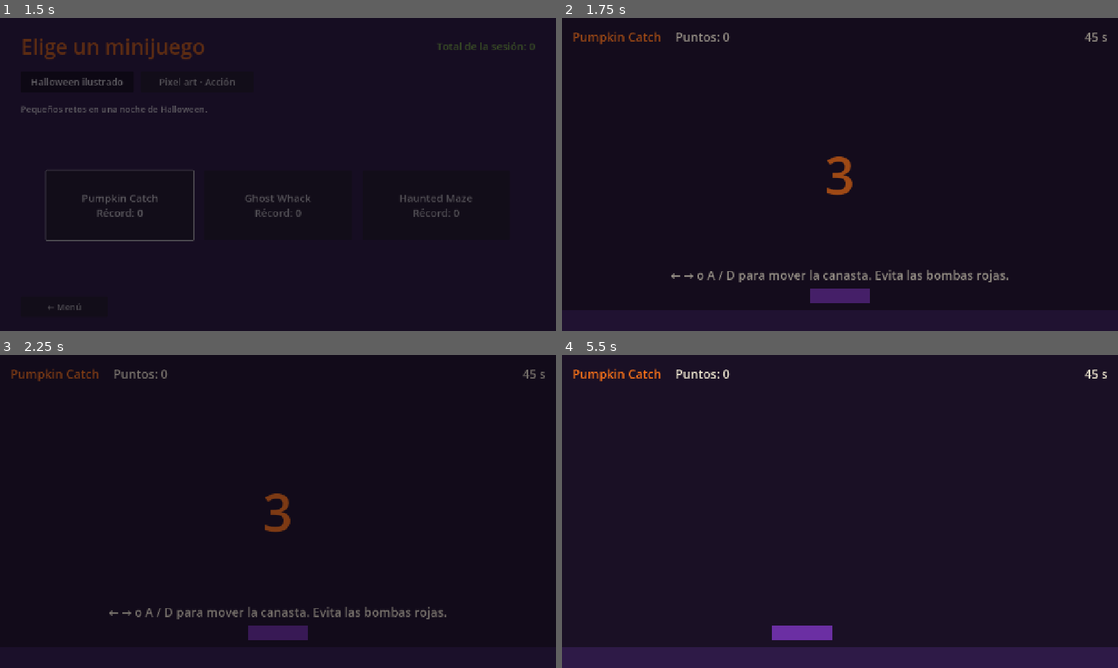
Above: before the commit, frames 1-4 (two rows, left to right).
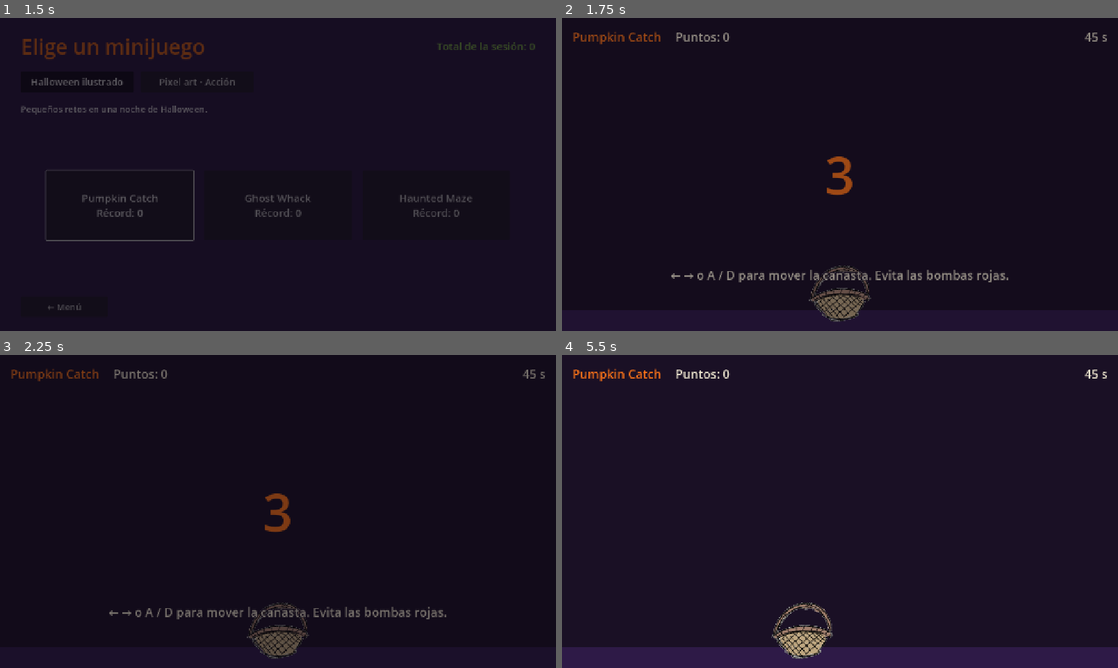
Above: after the commit, the same moments.

Repository: Davin-coder/spooky-world
Game: Godot game, scene res://scenes/main_menu/main_menu.tscn
Same seed, same stepped clock (60 frames per second), same inputs: the game is played once before the commit and once after it.
Inputs (mouse positions are in pixels of both pictures, inside the frame that each line leads up to):
- Up to frame 1 (1.5 s): click "Jugar" at 0.5 s; tap Enter (ui_accept) at 1.25 s; move the mouse to (400, 158) at 1.27 s; hold D (move_right) from 1.28 s (still down); tap Space (zombie_dash) at 1.35 s; click (400, 158) at 1.42 s
- Up to frame 2 (1.75 s): keep holding D (move_right); tap Enter (ui_accept) at 1.52 s
- Up to frame 3 (2.25 s): move the mouse to (166, 527) at 2.02 s; release D (move_right) at 2.03 s; hold Escape (back) from 2.03 s (still down); click (166, 527) at 2.1 s
- Up to frame 4 (5.5 s): tap Enter (ui_accept) at 2.27, 3.77, 4.25, 4.52, 5.27 s; move the mouse to (895, 442) at 2.77 s; release Escape (back) at 2.78 s; hold D (move_right) 2.78-3.53 s; tap Space (zombie_dash) at 2.85, 4.35 s; click (895, 442) at 2.92 s; move the mouse to (812, 574) at 3.52 s; hold W (move_up) 3.53-4.28 s; click (812, 574) at 3.6 s; move the mouse to (1006, 558) at 4.27 s; hold A (move_left) from 4.28 s (still down); click (1006, 558) at 4.42 s; move the mouse to (673, 464) at 5.02 s; click (673, 464) at 5.1 s

Frame 1 is identical in both runs. In frame 2, 0.9% of the frame differs, in the area x 44-56%, y 79-98%; in frame 3, 0.9%; in frame 4, 1.1%, in the area x 37-49%, y 79-98%.

Commit message:
pumpkin_catch: integra arte de canasta, calabazas y bomba
Sprites ajustados a las colisiones existentes, dos variantes de calabaza
al azar y giro suave al caer. Sin cambios de juego.

Co-Authored-By: Claude Opus 5.5 (1M context) <noreply@anthropic.com>

Diff:
--- a/scenes/minigames/pumpkin_catch/pumpkin.gd
+++ b/scenes/minigames/pumpkin_catch/pumpkin.gd
@@ -5,15 +5,38 @@
 @export var fall_speed: float = 300.0
 @export var is_bomb: bool = false
 
-@onready var _visual: ColorRect = %Visual
+@export_group("Visual")
+## Variantes de calabaza: cada aparición elige una al azar.
+@export var pumpkin_textures: Array[Texture2D] = []
+@export var bomb_texture: Texture2D
+@export var pumpkin_scale: float = 0.85
+@export var bomb_scale: float = 0.82
+## Desplazamiento en píxeles de textura para centrar el cuerpo sobre la colisión
+## (el tallo y la mecha quedan fuera del círculo).
+@export var pumpkin_offset: Vector2 = Vector2(0.0, -12.0)
+@export var bomb_offset: Vector2 = Vector2(-1.0, 7.0)
+## Grados por segundo al caer; el sentido se elige al azar.
+@export var spin_speed: float = 45.0
+
+var _spin_rad: float = 0.0
+
+@onready var _visual: Sprite2D = %Visual
 
 
 func _ready() -> void:
-	# Placeholder: color según tipo. Al llegar el arte, cambiar por Sprite2D.
-	_visual.color = Palette.BLOOD if is_bomb else Palette.PUMPKIN
+	if is_bomb:
+		_visual.texture = bomb_texture
+		_visual.scale = Vector2.ONE * bomb_scale
+		_visual.offset = bomb_offset
+	else:
+		_visual.texture = pumpkin_textures.pick_random()
+		_visual.scale = Vector2.ONE * pumpkin_scale
+		_visual.offset = pumpkin_offset
+	_spin_rad = deg_to_rad(spin_speed) * (1.0 if randf() < 0.5 else -1.0)
 
 
 func _physics_process(delta: float) -> void:
 	position.y += fall_speed * delta
+	_visual.rotation += _spin_rad * delta
 	if position.y > get_viewport_rect().size.y + 64.0:
 		queue_free()
--- a/scenes/minigames/pumpkin_catch/pumpkin.tscn
+++ b/scenes/minigames/pumpkin_catch/pumpkin.tscn
@@ -1,6 +1,9 @@
 [gd_scene format=3]
 
 [ext_resource type="Script" path="res://scenes/minigames/pumpkin_catch/pumpkin.gd" id="1_pumpkin"]
+[ext_resource type="Texture2D" path="res://assets/art/pumpkin_catch/calabaza_izquierda.png" id="2_left"]
+[ext_resource type="Texture2D" path="res://assets/art/pumpkin_catch/calabaza_derecha.png" id="3_right"]
+[ext_resource type="Texture2D" path="res://assets/art/pumpkin_catch/kabum.png" id="4_bomb"]
 
 [sub_resource type="CircleShape2D" id="CircleShape2D_pumpkin"]
 radius = 22.0
@@ -9,15 +12,11 @@
 collision_layer = 2
 collision_mask = 0
 script = ExtResource("1_pumpkin")
+pumpkin_textures = Array[Texture2D]([ExtResource("2_left"), ExtResource("3_right")])
+bomb_texture = ExtResource("4_bomb")
 
 [node name="Shape" type="CollisionShape2D" parent="."]
 shape = SubResource("CircleShape2D_pumpkin")
 
-[node name="Visual" type="ColorRect" parent="."]
+[node name="Visual" type="Sprite2D" parent="."]
 unique_name_in_owner = true
-offset_left = -22.0
-offset_top = -22.0
-offset_right = 22.0
-offset_bottom = 22.0
-mouse_filter = 2
-color = Color(1, 0.458824, 0.0941176, 1)
--- a/scenes/minigames/pumpkin_catch/pumpkin_catch.gd
+++ b/scenes/minigames/pumpkin_catch/pumpkin_catch.gd
@@ -35,14 +35,21 @@
 ## no suman dos efectos (sumados llegan a 0 dBFS y saturan).
 @export_range(0.0, 1.0) var sfx_cooldown_sec: float = 0.1
 
+@export_group("Visual")
+## Escala de canasta.png. Con 0.826 el aro mide lo mismo que la zona de
+## captura (140 px); el arte de calabazas y bombas se ajusta en pumpkin.tscn.
+@export var basket_scale: float = 0.826
+
 var _last_collect_sfx_msec: int = -100000
 
 @onready var _basket: Area2D = %Basket
 @onready var _pumpkins: Node2D = %Pumpkins
 @onready var _spawn_timer: Timer = %SpawnTimer
+@onready var _basket_visual: Sprite2D = %Visual
 
 
 func _ready() -> void:
+	_basket_visual.scale = Vector2.ONE * basket_scale
 	_basket.area_entered.connect(_on_basket_area_entered)
 	_spawn_timer.timeout.connect(_spawn_pumpkin)
 
--- a/scenes/minigames/pumpkin_catch/pumpkin_catch.tscn
+++ b/scenes/minigames/pumpkin_catch/pumpkin_catch.tscn
@@ -1,6 +1,7 @@
 [gd_scene format=3]
 
 [ext_resource type="Script" path="res://scenes/minigames/pumpkin_catch/pumpkin_catch.gd" id="1_catch"]
+[ext_resource type="Texture2D" path="res://assets/art/pumpkin_catch/canasta.png" id="2_basket"]
 
 [sub_resource type="RectangleShape2D" id="RectangleShape2D_basket"]
 size = Vector2(140, 32)
@@ -33,13 +34,10 @@
 [node name="Shape" type="CollisionShape2D" parent="Basket"]
 shape = SubResource("RectangleShape2D_basket")
 
-[node name="Visual" type="ColorRect" parent="Basket"]
-offset_left = -70.0
-offset_top = -16.0
-offset_right = 70.0
-offset_bottom = 16.0
-mouse_filter = 2
-color = Color(0.419608, 0.184314, 0.639216, 1)
+[node name="Visual" type="Sprite2D" parent="Basket"]
+unique_name_in_owner = true
+position = Vector2(0, -7)
+texture = ExtResource("2_basket")
 
 [node name="SpawnTimer" type="Timer" parent="."]
 unique_name_in_owner = true
